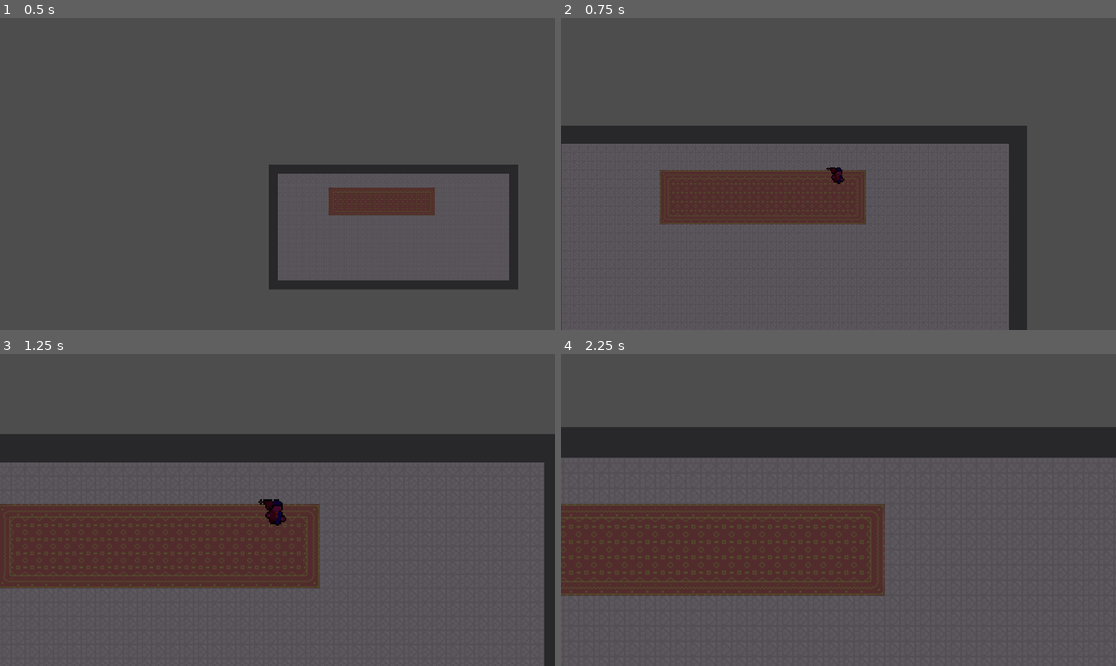
Above: before the commit, frames 1-4 (two rows, left to right).
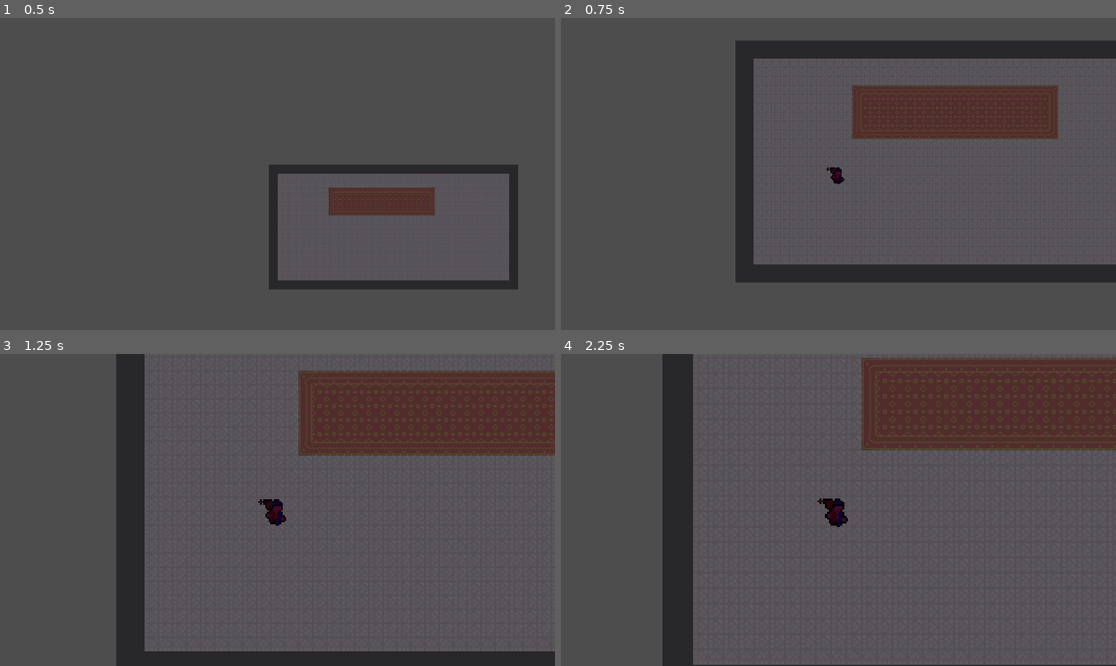
Above: after the commit, the same moments.

Repository: JK-Chapman/project-wizard
Game: Godot game, scene res://base_scene.tscn
Same seed, same stepped clock (60 frames per second), same inputs: the game is played once before the commit and once after it.
Inputs:
- Up to frame 1 (0.5 s): no input
- Up to frame 2 (0.75 s): tap Enter (start4) at 0.5, 0.6 s
- Up to frame 3 (1.25 s): no input
- Up to frame 4 (2.25 s): hold Backspace (back4) 1.28-2.03 s; tap Enter (start4) at 1.35, 2.1 s

Frame 1 is identical in both runs. In frame 2, 27% of the frame differs, in the area x 0-100%, y 7-100%; in frame 3, 41%, in the area x 0-100%, y 0-100%; in frame 4, 40%.
Error after the commit: Attempt to call function 'queue_free' in base 'null instance' on a null instance. (res://Scripts/LobbyController.gd:59)

Commit message:
Add logic for initial trackingmissile physics

Diff:
--- /dev/null
+++ b/GameObjects/Enemies/MissileSpawner.gd
@@ -0,0 +1,17 @@
+extends Sprite2D
+
+var missile = preload("res://GameObjects/Enemies/TrackingMissile.tscn")
+
+# Called when the node enters the scene tree for the first time.
+func _ready():
+	pass # Replace with function body.
+
+
+# Called every frame. 'delta' is the elapsed time since the previous frame.
+func _process(delta):
+	pass
+
+func _on_timer_timeout():
+	var missile_inst = missile.instantiate()
+	get_parent().add_child(missile_inst)
+	missile_inst.start(position)
--- /dev/null
+++ b/GameObjects/Enemies/MissileSpawner.tscn
@@ -0,0 +1,15 @@
+[gd_scene load_steps=3 format=3 uid="uid://c2hw12giijv64"]
+
+[ext_resource type="Texture2D" uid="uid://dumjt4epuge1u" path="res://icon.svg" id="1_w4oq8"]
+[ext_resource type="Script" path="res://GameObjects/Enemies/MissileSpawner.gd" id="2_r2881"]
+
+[node name="Spawner" type="Sprite2D"]
+scale = Vector2(0.2, 0.2)
+texture = ExtResource("1_w4oq8")
+script = ExtResource("2_r2881")
+
+[node name="Timer" type="Timer" parent="."]
+wait_time = 3.0
+autostart = true
+
+[connection signal="timeout" from="Timer" to="." method="_on_timer_timeout"]
--- /dev/null
+++ b/GameObjects/Enemies/TrackingMissile.gd
@@ -0,0 +1,56 @@
+extends Area2D
+
+@export var speed = 125.0
+@export var steer_force = 95.0
+
+var velocity = Vector2.ZERO
+var acceleration = Vector2.ZERO
+var target = null
+
+
+func init():
+	set_random_target()
+
+func start(_position):
+	position = _position
+	rotation += randf_range(-0.09, 0.09)
+	velocity = transform.x * speed
+	set_random_target()
+
+func seek():
+	var steer = Vector2.ZERO
+	if target:
+		var desired = (target.position - position).normalized() * speed
+		steer = (desired - velocity).normalized() * steer_force
+	return steer
+
+func _physics_process(delta):
+	acceleration += seek()
+	velocity += acceleration * delta
+	velocity = velocity.limit_length(speed)
+	rotation = velocity.angle()
+	position += velocity * delta
+
+func _on_Missile_body_entered(body):
+	explode()
+
+func explode():
+	#$Particles2D.emitting = false
+	set_physics_process(false)
+	#$AnimationPlayer.play("explode")
+	#await $AnimationPlayer.animation_finished
+	queue_free()
+
+func set_random_target():
+	var p_dicts_copy = GameManager.player_dicts.duplicate(true)
+	var player
+
+	# If curr_index is null, we just instantiated the object and need to set an initial target.
+	# This if statement excludes the current target if it exists.
+	if (target != null):
+		p_dicts_copy.erase(target)
+
+	var rand_index:int = p_dicts_copy.keys()[randi() % p_dicts_copy.size()]
+	player = p_dicts_copy[rand_index]
+
+	target = get_parent().get_node(player[1])
--- a/GameObjects/Enemies/TrackingMissile.tscn
+++ b/GameObjects/Enemies/TrackingMissile.tscn
@@ -1,13 +1,25 @@
-[gd_scene load_steps=2 format=3 uid="uid://bkfqordlhofmh"]
+[gd_scene load_steps=4 format=3 uid="uid://bkfqordlhofmh"]
 
+[ext_resource type="Script" path="res://GameObjects/Enemies/TrackingMissile.gd" id="1_42ck3"]
 [ext_resource type="Texture2D" uid="uid://bd8y3url0aq58" path="res://Assets/Placeholder/missile.png" id="1_m8geq"]
 
-[node name="Missile" type="Area2D"]
+[sub_resource type="CapsuleShape2D" id="CapsuleShape2D_ctiyg"]
+radius = 5.0
+height = 32.0
+
+[node name="Missile" type="Area2D" groups=["Projectile"]]
+scale = Vector2(0.7, 0.7)
 collision_layer = 4
 collision_mask = 11
+script = ExtResource("1_42ck3")
 
 [node name="MissileSprite" type="Sprite2D" parent="."]
 texture_filter = 1
 texture = ExtResource("1_m8geq")
 
 [node name="MissileHitbox" type="CollisionShape2D" parent="."]
+position = Vector2(0, 1)
+rotation = 1.5708
+shape = SubResource("CapsuleShape2D_ctiyg")
+
+[connection signal="body_entered" from="." to="." method="_on_Missile_body_entered"]
--- a/GameObjects/Enemies/TrackingSpinnyBlade.gd
+++ b/GameObjects/Enemies/TrackingSpinnyBlade.gd
@@ -11,7 +11,6 @@
 var acceleration = Vector2()
 var target = null
 var curr_target = null
-var hit_sound_fx = load("res://SoundEffects/flesh_hit.mp3")
 
 
 func start(pos, dir):
@@ -61,7 +60,6 @@
 	target = get_parent().get_parent().get_node("Player" + str(curr_target[0]))
 
 func destroy():
-	GameManager.play_sound(hit_sound_fx)
 	queue_free()
 
 func _on_VisibilityNotifier2D_screen_exited():
--- a/Scripts/GameManager.gd
+++ b/Scripts/GameManager.gd
@@ -9,10 +9,6 @@
 # first value in dict references index as well, second value is whether player is instantiated in current level.
 var player_dicts = {}
 
-func reset_player_instanced():
-	for i in player_dicts:
-		player_dicts[i][1] = 0
-
 # Called every frame. 'delta' is the elapsed time since the previous frame.
 #func _process(delta):
 #	pass
--- a/Scripts/LobbyController.gd
+++ b/Scripts/LobbyController.gd
@@ -19,76 +19,45 @@
 	randomize()
 
 func _process(_delta):
-
 	if (!GameManager.player_dicts.has(0)) && Input.is_action_just_released("start0"):
-		var player_inst = player.instantiate()
-		GameManager.player_dicts[0] = ["#a20303"]
-		player_inst.init(0)
-		player_inst.position.x = (randi() % int(size.x)) - (size.x/2) + centerpos.x
-		player_inst.position.y = (randi() % int(size.y)) - (size.y/2) + centerpos.y
-		camera.add_target(player_inst)
-		get_parent().add_child(player_inst)
+		SpawnPlayer("#a20303", 0)
 	elif GameManager.player_dicts.has(0) && Input.is_action_just_released("back0"):
-		var p = get_parent().get_node("Player0")
-		camera.remove_target(p)
-		p.queue_free()
-		GameManager.player_dicts.erase(0)
+		RemovePlayer(0)
 
 	if (!GameManager.player_dicts.has(1)) && Input.is_action_just_released("start1"):
-		var player_inst = player.instantiate()
-		GameManager.player_dicts[1] = ["#2f7b00"]
-		player_inst.init(1)
-		player_inst.position.x = (randi() % int(size.x)) - (size.x/2) + centerpos.x
-		player_inst.position.y = (randi() % int(size.y)) - (size.y/2) + centerpos.y
-		camera.add_target(player_inst)
-		get_parent().add_child(player_inst)
+		SpawnPlayer("#2f7b00", 1)
 	elif GameManager.player_dicts.has(1) && Input.is_action_just_released("back1"):
-		var p = get_parent().get_node("Player1")
-		camera.remove_target(p)
-		p.queue_free()
-		GameManager.player_dicts.erase(1)
+		RemovePlayer(1)
 
 	if (!GameManager.player_dicts.has(2)) && Input.is_action_just_released("start2"):
-		var player_inst = player.instantiate()
-		GameManager.player_dicts[2] = ["#1303a2"]
-		player_inst.init(2)
-		player_inst.position.x = (randi() % int(size.x)) - (size.x/2) + centerpos.x
-		player_inst.position.y = (randi() % int(size.y)) - (size.y/2) + centerpos.y
-		camera.add_target(player_inst)
-		get_parent().add_child(player_inst)
+		SpawnPlayer("#1303a2", 2)
 	elif GameManager.player_dicts.has(2) && Input.is_action_just_released("back2"):
-		var p = get_parent().get_node("Player2")
-		camera.remove_target(p)
-		p.queue_free()
-		GameManager.player_dicts.erase(2)
+		RemovePlayer(2)
 
 	if (!GameManager.player_dicts.has(3)) && Input.is_action_just_released("start3"):
-		var player_inst = player.instantiate()
-		GameManager.player_dicts[3] = ["#ffffff"]
-		player_inst.position.x = (randi() % int(size.x)) - (size.x/2) + centerpos.x
-		player_inst.position.y = (randi() % int(size.y)) - (size.y/2) + centerpos.y
-		player_inst.init(3)
-		camera.add_target(player_inst)
-		get_parent().add_child(player_inst)
+		SpawnPlayer("#ffffff", 3)
 	elif GameManager.player_dicts.has(3) && Input.is_action_just_released("back3"):
-		var p = get_parent().get_node("Player3")
-		camera.remove_target(p)
-		p.queue_free()
-		GameManager.player_dicts.erase(3)
+		RemovePlayer(3)
 
 	if (!GameManager.player_dicts.has(4)) && Input.is_action_just_released("start4"):
-		var player_inst = player.instantiate()
-		GameManager.player_dicts[4] = ["#6C1684"]
-		player_inst.position.x = (randi() % int(size.x)) - (size.x/2) + centerpos.x
-		player_inst.position.y = (randi() % int(size.y)) - (size.y/2) + centerpos.y
-		player_inst.init(4)
-		camera.add_target(player_inst)
-		get_parent().add_child(player_inst)
+		SpawnPlayer("#6C1684", 4)
 	elif GameManager.player_dicts.has(4) && Input.is_action_just_released("back4"):
-		var p = get_parent().get_node("Player4")
-		camera.remove_target(p)
-		p.queue_free()
-		GameManager.player_dicts.erase(3)
+		RemovePlayer(4)
+
+func SpawnPlayer(color, index):
+	var player_inst = player.instantiate()
+	GameManager.player_dicts[index] = [color, "Player" + str(index)]
+	player_inst.position.x = (randi() % int(size.x)) - (size.x/2) + centerpos.x
+	player_inst.position.y = (randi() % int(size.y)) - (size.y/2) + centerpos.y
+	player_inst.init(index)
+	camera.add_target(player_inst)
+	add_child(player_inst)
+
+func RemovePlayer(index):
+	var p = get_parent().get_node("Player" + str(index))
+	camera.remove_target(p)
+	p.queue_free()
+	GameManager.player_dicts.erase(index)
 
 
 # Called every frame. 'delta' is the elapsed time since the previous frame.
